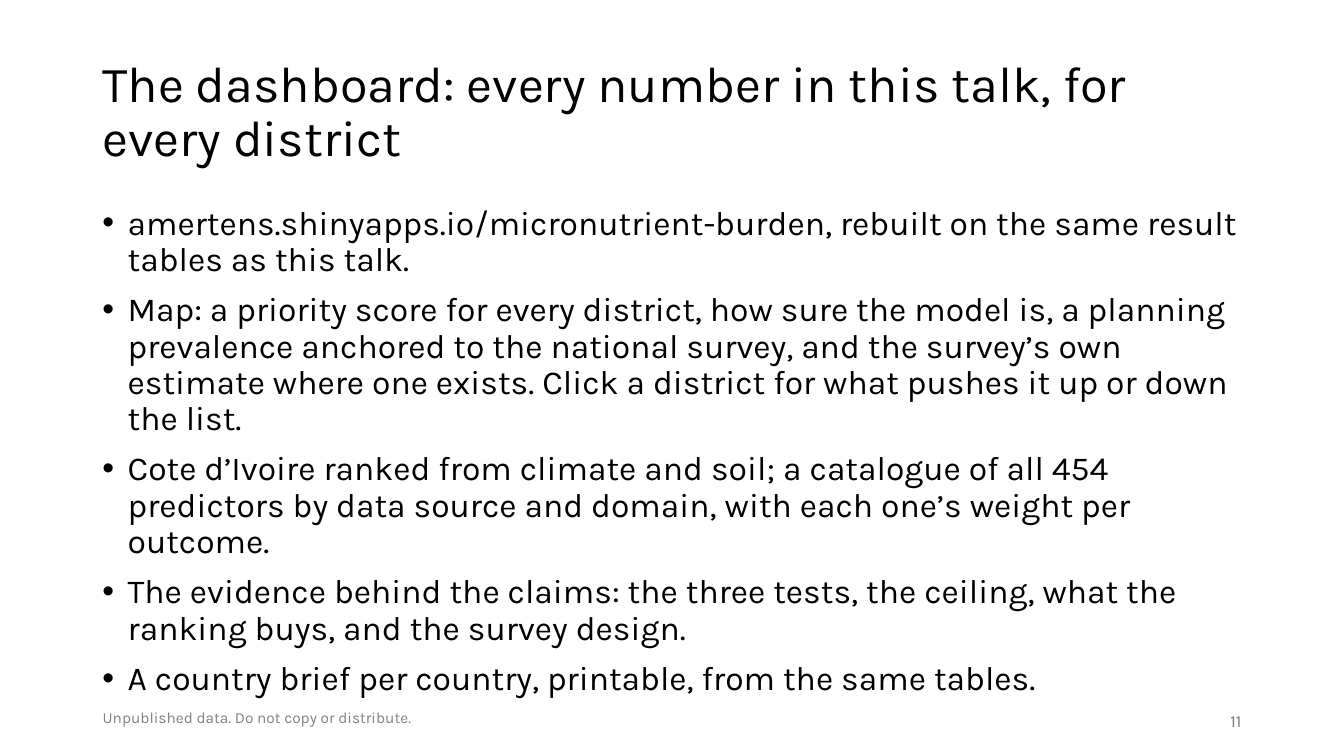
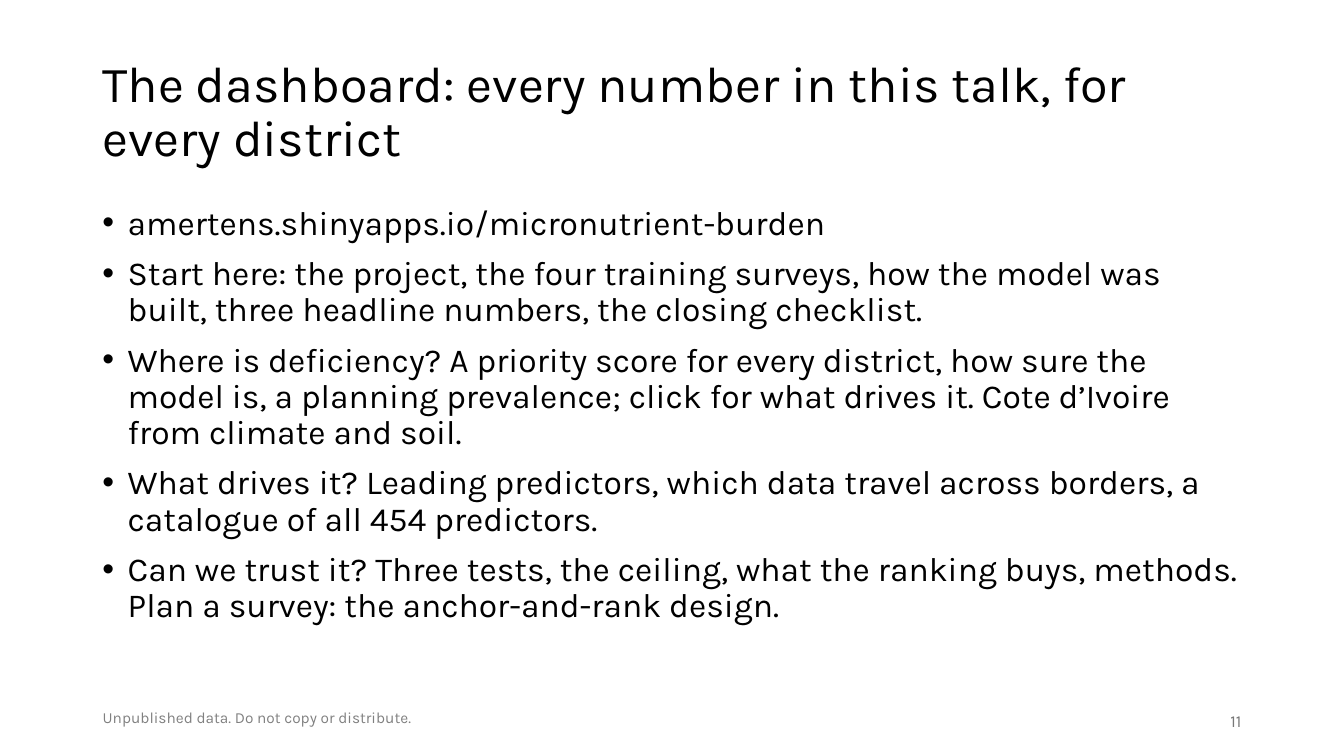
Before and after one commit to amertens/mn-prediction, a slide deck: slide 11 of docs/slides/MN-proxy-policy-deck-2026-09.pptx. Drawn at 1344x756 pixels with LibreOffice and Linux fonts; fonts in the diff are those of the drawing; background and template pictures are left out. Boxes give left, top, right and bottom in pixels: in the first picture for what was removed or moved away, otherwise in the second. Text is boxed around its words. In the diff, an @@ line names an element or a change of style, - is before the commit and + after.

```diff
--- a/docs/slides/MN-proxy-policy-deck-2026-09.pptx
+++ b/docs/slides/MN-proxy-policy-deck-2026-09.pptx
@@ text at [128, 210, 1236, 626]: text changed @@
-• amertens.shinyapps.io/micronutrient-burden, rebuilt on the same result tables as this talk.
-• Map: a priority score for every district, how sure the model is, a planning prevalence anchored to the national survey, and the survey’s own estimate where one exists. Click a district for what pushes it up or down the list.
-• Cote d’Ivoire ranked from climate and soil; a catalogue of all 454 predictors by data source and domain, with each one’s weight per outcome.
-• The evidence behind the claims: the three tests, the ceiling, what the ranking buys, and the survey design.
-• A country brief per country, printable, from the same tables.
+• amertens.shinyapps.io/micronutrient-burden
+• Start here: the project, the four training surveys, how the model was built, three headline numbers, the closing checklist.
+• Where is deficiency? A priority score for every district, how sure the model is, a planning prevalence; click for what drives it. Cote d’Ivoire from climate and soil.
+• What drives it? Leading predictors, which data travel across borders, a catalogue of all 454 predictors.
+• Can we trust it? Three tests, the ceiling, what the ranking buys, methods. Plan a survey: the anchor-and-rank design.
```
Also in this commit, not shown: 1 other file.
